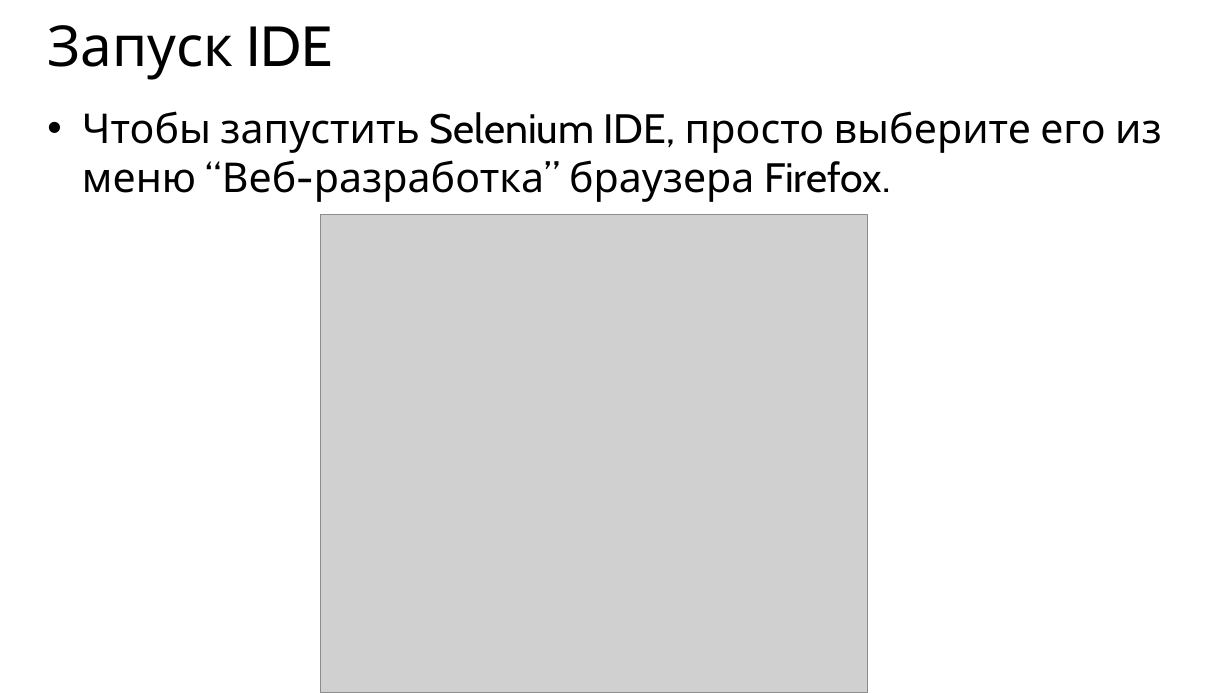
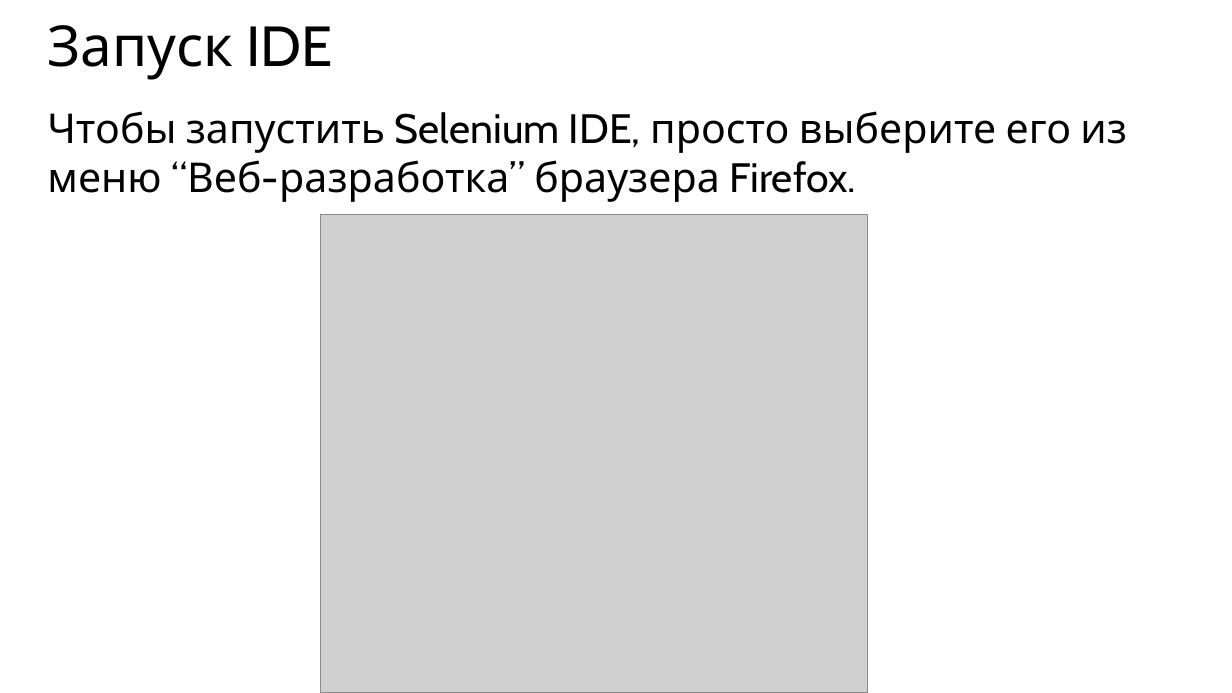
Before and after one commit to maxchv/selenium, a slide deck: slide 15 of openlesson/selenium.pptx (slide 9 before the commit). Drawn at 1232x693 pixels with LibreOffice and Linux fonts; fonts in the diff are those of the drawing; grey boxes stand for pictures. Boxes give left, top, right and bottom in pixels: in the first picture for what was removed or moved away, otherwise in the second. Text is boxed around its words. In the diff, an @@ line names an element or a change of style, - is before the commit and + after.

```diff
--- a/openlesson/selenium.pptx
+++ b/openlesson/selenium.pptx
@@ text "Чтобы запустить Selenium IDE, просто ..." at box(47, 111, 1127, 202): bullet • to none @@
```
Also in this commit, not shown: 2 other slides changed, 9 slides added, 1 other file.
